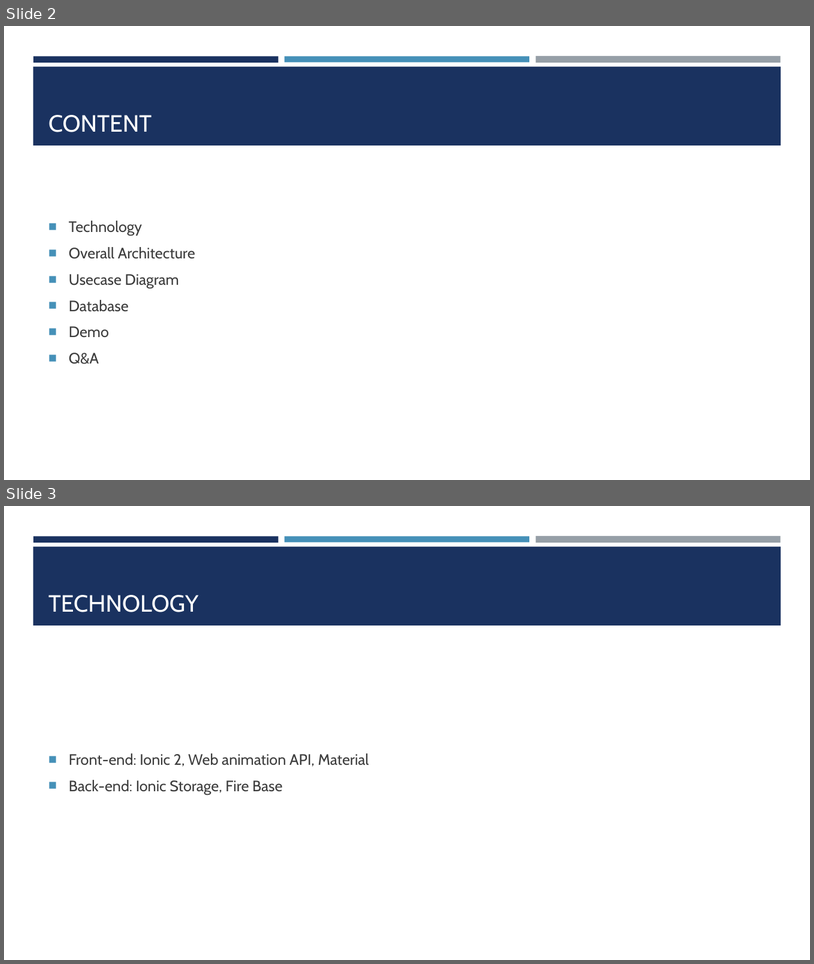
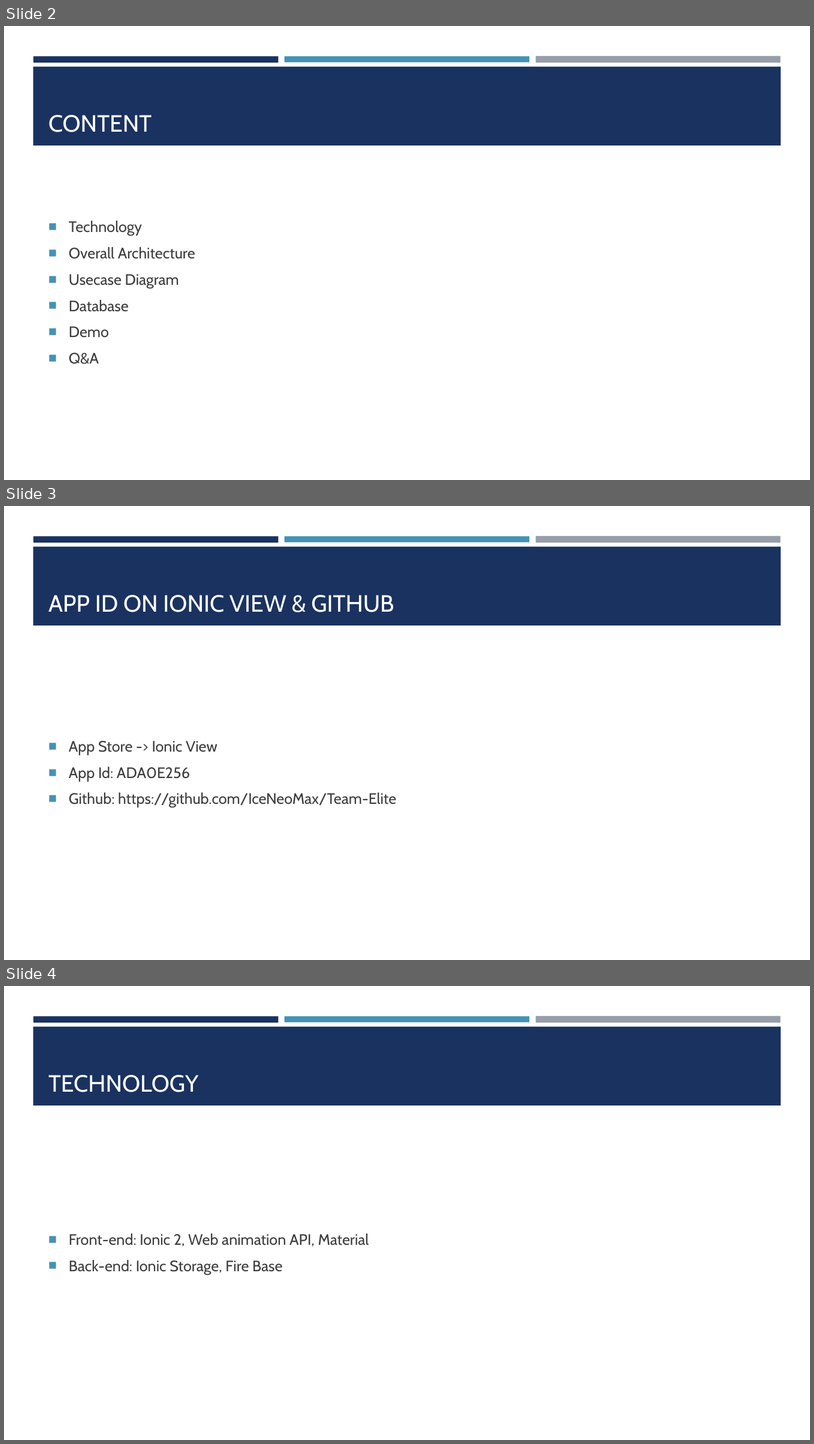
Before and after one commit to IceNeoMax/Team-Elite, a slide deck: Team Elite.pptx. Shown one above the other, each under a label of ours: slides 2 and 3 before the commit, slides 2, 3 and 4 after it. The pictures are 814x964 and 814x1444 pixels, drawn with LibreOffice and Linux fonts; fonts in the diff are those of the drawing. Boxes give left, top, right and bottom in pixels: in the first picture for what was removed or moved away, otherwise in the second. Text is boxed around its words. In the diff, an @@ line names an element or a change of style, - is before the commit and + after.

Commit message:
final slide

```diff
--- a/Team Elite.pptx
+++ b/Team Elite.pptx
@@ slide 3 added at (x1=4, y1=506, x2=810, y2=960), background #FFFFFF; not listed: 4 template elements that a slide beside it also shows @@
@@ title added at (x1=48, y1=595, x2=394, y2=612), 28 pt, text #FFFFFF @@
+APP ID ON IONIC VIEW & GITHUB
@@ text added at (x1=69, y1=741, x2=396, y2=808), 18 pt, text #3D3D3D @@
+■ App Store -> Ionic View
+■ App Id: ADA0E256
+■ Github: https://github.com/IceNeoMax/Team-Elite
@@ what was slide 3 is now slide 4 @@
```
Also in this commit, not shown: 1 slide changed, 4 other files.
